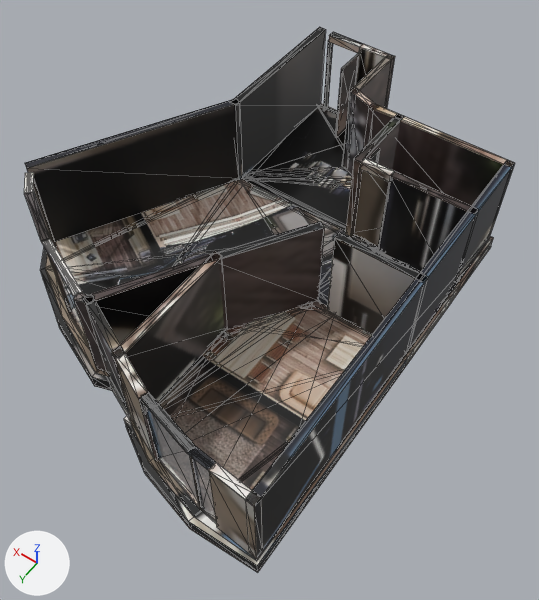
Renders of the glTF model _bake/glb/kent-4/model.glb from each side of a commit.
Before and after are seen from a 50 mm lens placed at (-6.8, 8.86, 12.67), pointed at (-1.03, 0.79, -0.01). The lights are fixed; the arrows at lower left show +X, +Y and +Z. The picture after the commit comes second. Mesh edges are drawn as thin lines. Where no turn or scale is listed for an object, it has been applied to the vertices. Vertices at exactly the same position are counted once.

The scene before the commit, as lines of its bpy script (objects in view):
```python
mat_baked = bpy.data.materials.new('baked')
mat_baked.use_nodes = True; mat_baked.node_tree.nodes.clear()
_N = mat_baked.node_tree.nodes; _L = mat_baked.node_tree.links
n0 = _N.new('ShaderNodeBsdfPrincipled'); n0.name = 'Principled BSDF'
n1 = _N.new('ShaderNodeOutputMaterial'); n1.name = 'Material Output'
n2 = _N.new('ShaderNodeTexImage'); n2.name = 'Image Texture'
n2.image = img_model_glb
n3 = _N.new('ShaderNodeMapping'); n3.name = 'Mapping'
n3.inputs[1].default_value = (0.000983, -14.98, 0.0)  # 'Location'
n3.inputs[3].default_value = (15.97, 15.98, 1.0)  # 'Scale'
n4 = _N.new('ShaderNodeUVMap'); n4.name = 'UV Map'
n4.uv_map = 'UVMap'
_L.new(n0.outputs[0], n1.inputs[0])  # 'BSDF' to 'Surface'
_L.new(n2.outputs[0], n0.inputs[0])  # 'Color' to 'Base Color'
_L.new(n3.outputs[0], n2.inputs[0])  # 'Vector' to 'Vector'
_L.new(n4.outputs[0], n3.inputs[0])  # 'UV' to 'Vector'
me_mesh_0 = bpy.data.meshes.new('Mesh_0')
me_mesh_0.from_pydata(...)  # 1310 vertices, 2324 faces; spans x 0.0..8.45, y -11.14..0.0, z 0.0..2.62
me_mesh_0.materials.append(mat_baked)
me_mesh_1 = bpy.data.meshes.new('Mesh_1')
me_mesh_1.from_pydata(...)  # 8 vertices, 12 faces; spans x 0.97..1.4, y -0.33..-0.29, z 0.36..2.61
me_mesh_1.materials.append(mat_glass_rt)  # white #edf3f9
me_mesh_2 = bpy.data.meshes.new('Mesh_2')
me_mesh_2.from_pydata(...)  # 8 vertices, 12 faces; spans x 1.4..2.64, y -0.64..-0.31, z 0.36..2.61
me_mesh_2.materials.append(mat_glass_rt)  # white #edf3f9
ob_mesh_0 = bpy.data.objects.new('Mesh_0', me_mesh_0)
ob_mesh_0.location = (-4.18, 5.61, -0.36)
ob_mesh_1 = bpy.data.objects.new('Mesh_1', me_mesh_1)
ob_mesh_1.location = (-4.18, 5.61, -0.36)
ob_mesh_2 = bpy.data.objects.new('Mesh_2', me_mesh_2)
ob_mesh_2.location = (-4.18, 5.61, -0.36)
```
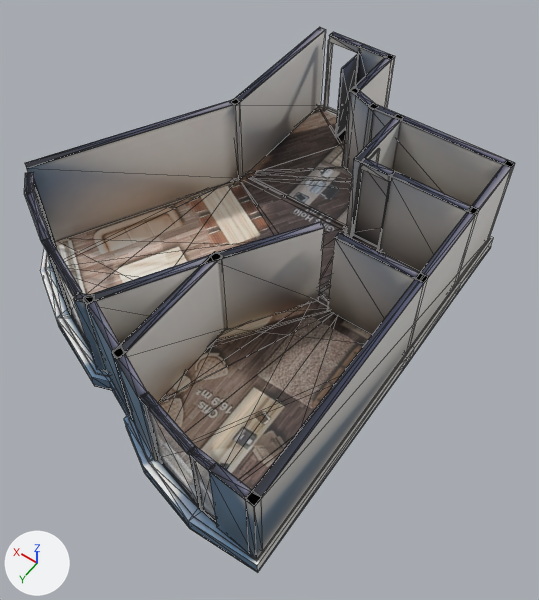
Pixel boxes (x1, y1, x2, y2) of what changed, in the pictures (539 x 600 px):
'Mesh_0', surface changed, reshaped
    both: (24, 27, 515, 573)
part 1 of me_mesh_0, deleted
    before: (40, 177, 493, 572)
part 2 of me_mesh_0, surface changed (black to grey)
    both: (24, 27, 514, 565)

Diff of the bpy script that builds the scene:
```diff
--- a/_bake/glb/kent-4/model.glb.py
+++ b/_bake/glb/kent-4/model.glb.py
@@ mat_baked @@
 n3 = _N.new('ShaderNodeMapping'); n3.name = 'Mapping'
-n3.inputs[1].default_value = (0.000983, -14.98, 0.0)  # 'Location'
-n3.inputs[3].default_value = (15.97, 15.98, 1.0)  # 'Scale'
+n3.inputs[1].default_value = (0.000881, -14.96, 0.0)  # 'Location'
+n3.inputs[3].default_value = (15.98, 15.96, 1.0)  # 'Scale'
 n4 = _N.new('ShaderNodeUVMap'); n4.name = 'UV Map'
@@ me_mesh_0 @@
 # used by ob_mesh_0; location = (-4.18, 5.61, -0.36)
-me_mesh_0.from_pydata(...)  # 1310 vertices, 2324 faces; spans x 0.0..8.45, y -11.14..0.0, z 0.0..2.62
+me_mesh_0.from_pydata(...)  # 1050 vertices, 1804 faces; spans x 0.0..8.45, y -11.14..0.0, z 0.0..2.62
+# me_mesh_0 part 1: 260 vertices removed from x 0.0..6.16, y -7.73..-0.85, z 0.0..0.36
+# me_mesh_0 part 2: 1259 kept faces spanning x 0.0..8.44, y -11.14..-0.01, z 0.0..2.62 get new texture (UV) coordinates
 me_mesh_0.materials.append(mat_baked)
```
